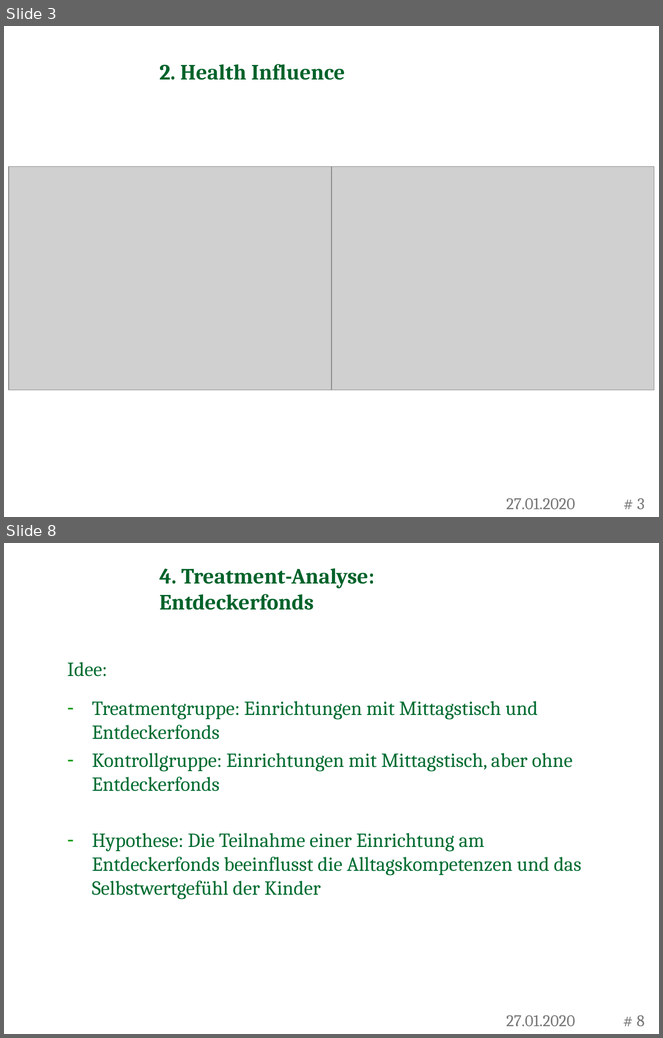
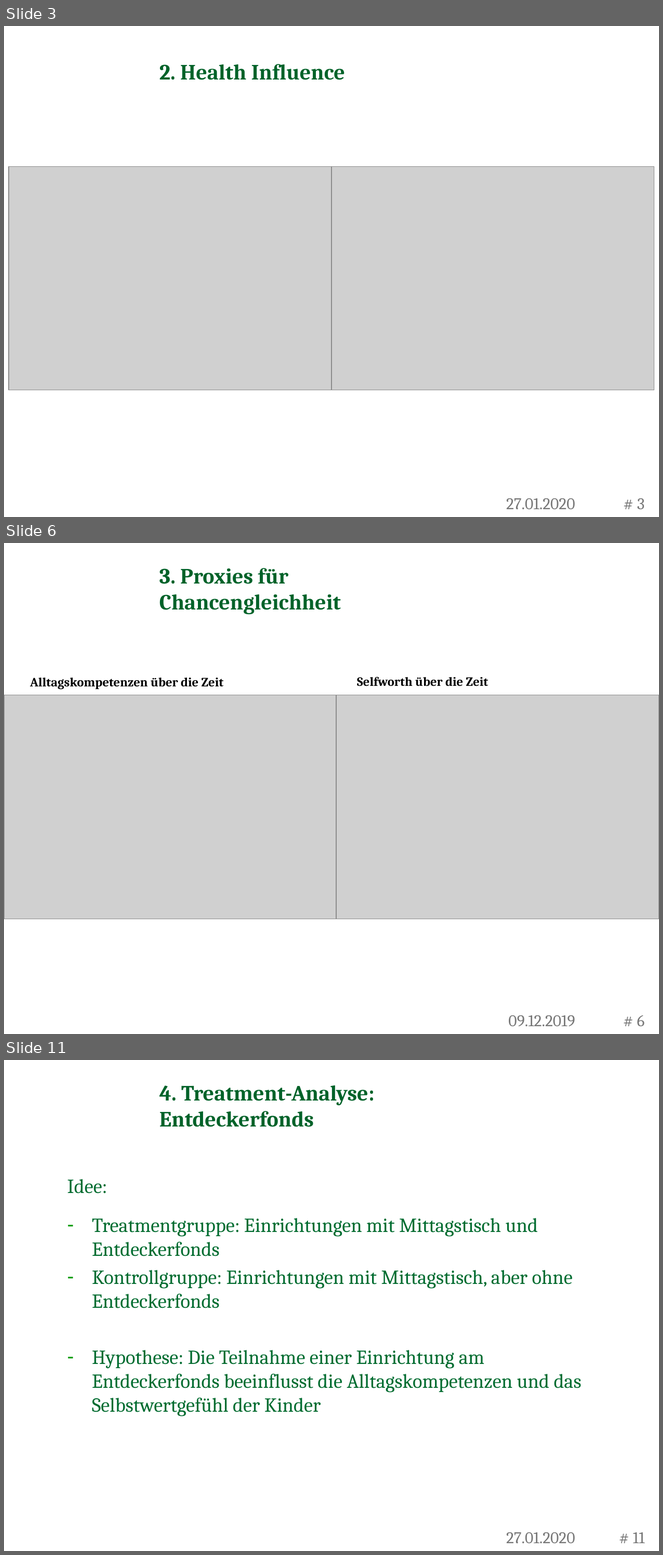
Before and after one commit to RafaelSchuetz/Pareto, a slide deck: CHILDREN/Zwischenkolloquien/2. Zwischentreffen Präsentation.pptx. Shown one above the other, each under a label of ours: slides 3 and 8 before the commit, slides 3, 6 and 11 after it; the slides between them are not shown. The pictures are 663x1038 and 663x1555 pixels, drawn with LibreOffice and Linux fonts; fonts in the diff are those of the drawing; grey boxes stand for pictures; background and template pictures are left out. Boxes give left, top, right and bottom in pixels: in the first picture for what was removed or moved away, otherwise in the second. Text is boxed around its words. In the diff, an @@ line names an element or a change of style, - is before the commit and + after.

```diff
--- a/CHILDREN/Zwischenkolloquien/2. Zwischentreffen Präsentation.pptx
+++ b/CHILDREN/Zwischenkolloquien/2. Zwischentreffen Präsentation.pptx
@@ slide 6 added at (4, 543, 659, 1034), background picture (left out) @@
@@ title added at (159, 568, 341, 615), 24 pt, text #006229, bold @@
+3. Proxies für Chancengleichheit
@@ text added at (30, 678, 224, 690), 14 pt, text #000000, bold @@
+Alltagskompetenzen über die Zeit
@@ text added at (357, 677, 489, 686), 14 pt, text #000000, bold @@
+Selfworth über die Zeit
@@ picture added at (4, 695, 336, 919) @@
@@ picture added at (336, 695, 659, 919) @@
@@ text added at (508, 1016, 575, 1027), 18 pt, text #777777 @@
+09.12.2019
@@ page number added at (637, 1016, 645, 1027), 18 pt, text #777777 @@
+# 6
@@ what was slide 8 is now slide 11 @@
@@ page number at (633, 1533, 645, 1544): text changed @@
-# 8
+# 11
```
Also in this commit, not shown: 3 slides changed, 3 other slides added, 1 slide removed.
